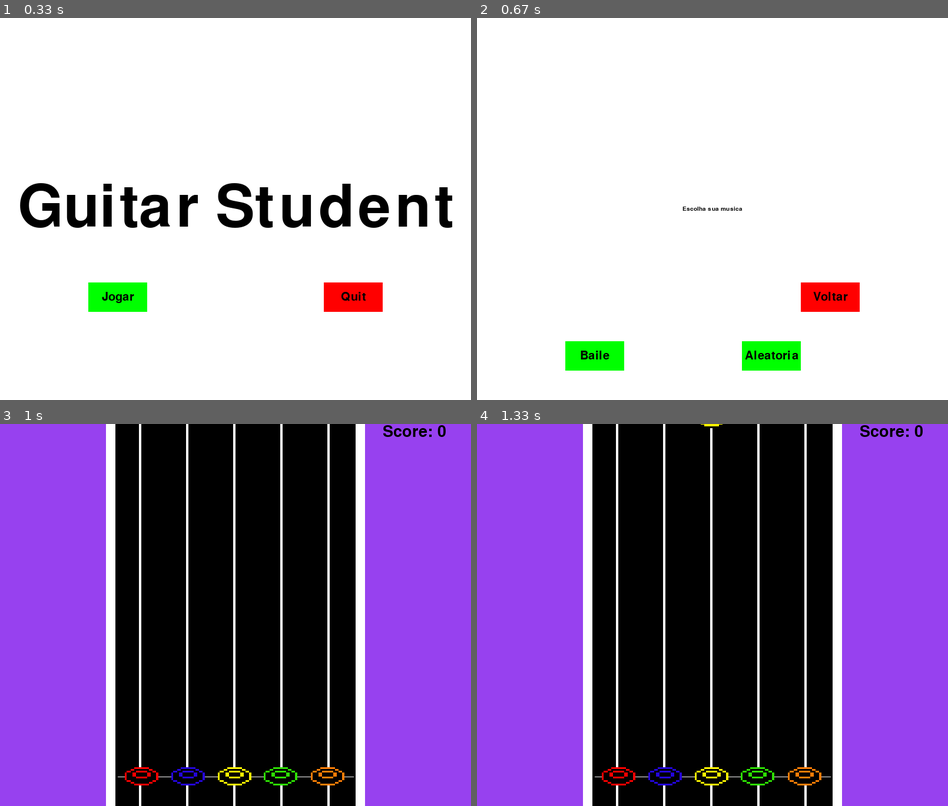
Above: before the commit, frames 1-4 (two rows, left to right).
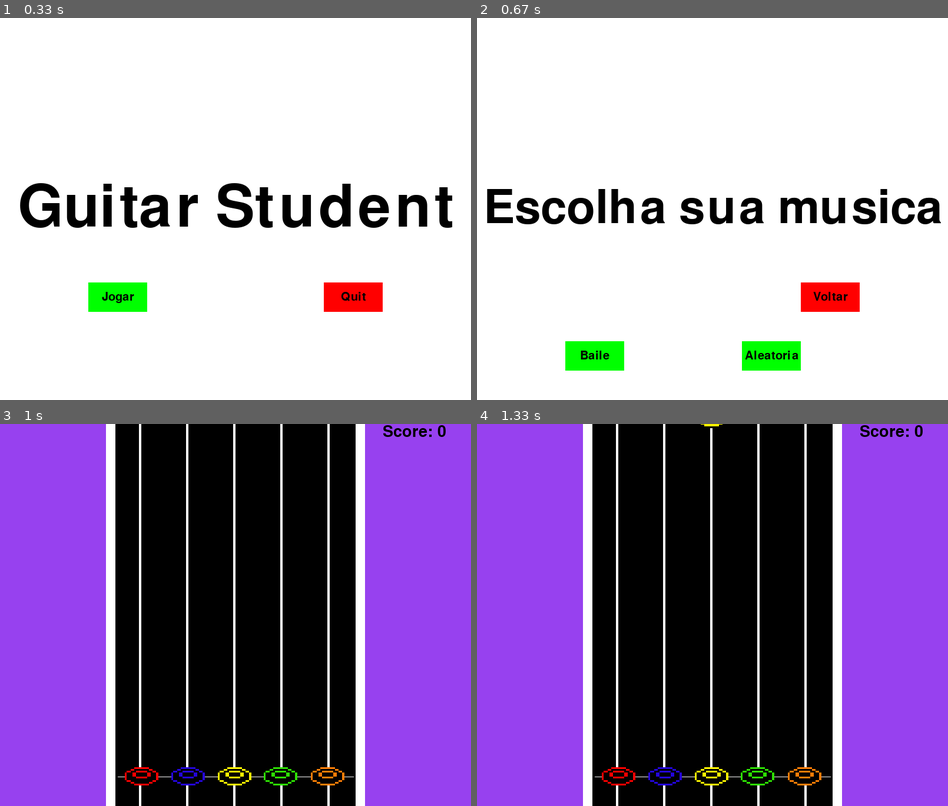
Above: after the commit, the same moments.

Repository: claraluques/projeto-dsoft
Game: pygame game, started from mods_do_pedrao.py
The game is run twice, just before and just after one commit, with the same random seed, the same clock (stepped at 60 frames per second) and the same inputs.
Inputs:
- Up to frame 1 (0.33 s): no input
- Up to frame 2 (0.67 s): click "Jogar" at 0.42 s
- Up to frame 3 (1 s): click "Baile" at 0.77 s
- Up to frame 4 (1.33 s): tap T at 1 s

Frame 1 is identical in both runs. In frame 2, 3.7% of the frame differs, in the area x 2-99%, y 44-54%; in frame 3, nothing differs; in frame 4, nothing differs.

Commit message:
fiz algo

Diff:
--- a/mods_do_pedrao.py
+++ b/mods_do_pedrao.py
@@ -245,7 +245,7 @@
                 quit()
 
         gameDisplay.fill(white)
-        largeText = pygame.font.Font('freesansbold.ttf',10)
+        largeText = pygame.font.Font('freesansbold.ttf',80)
         TextSurf, TextRect = text_objects("Escolha sua musica", largeText)
         TextRect.center = ((display_width/2),(display_height/2))
         gameDisplay.blit(TextSurf, TextRect)
